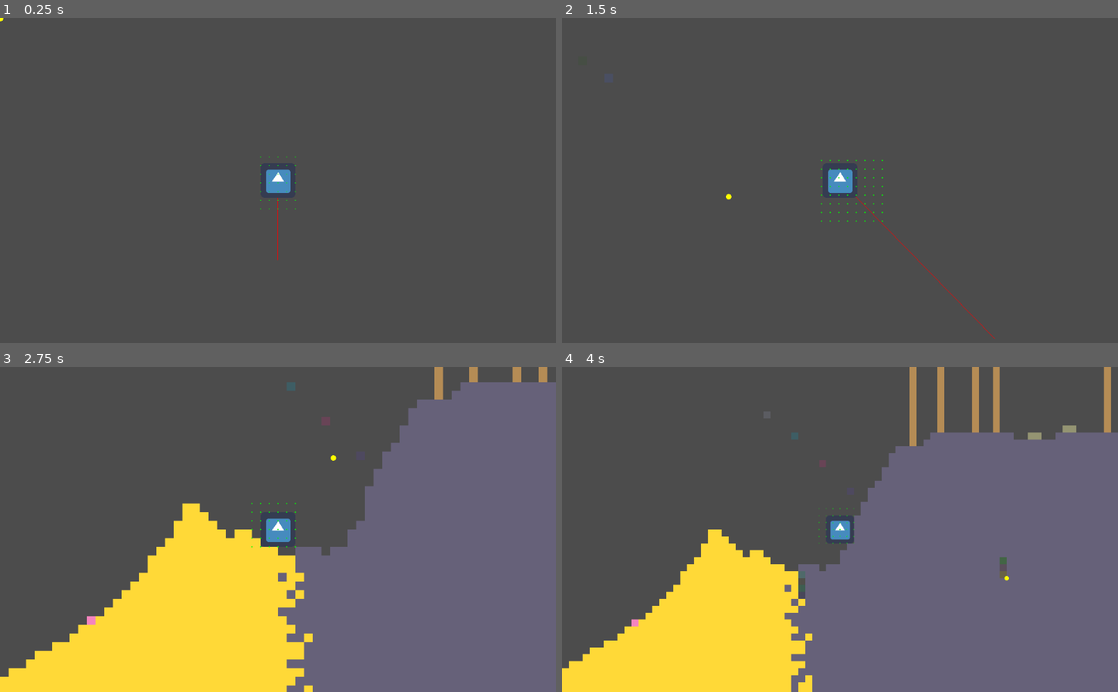
Above: before the commit, frames 1-4 (two rows, left to right).
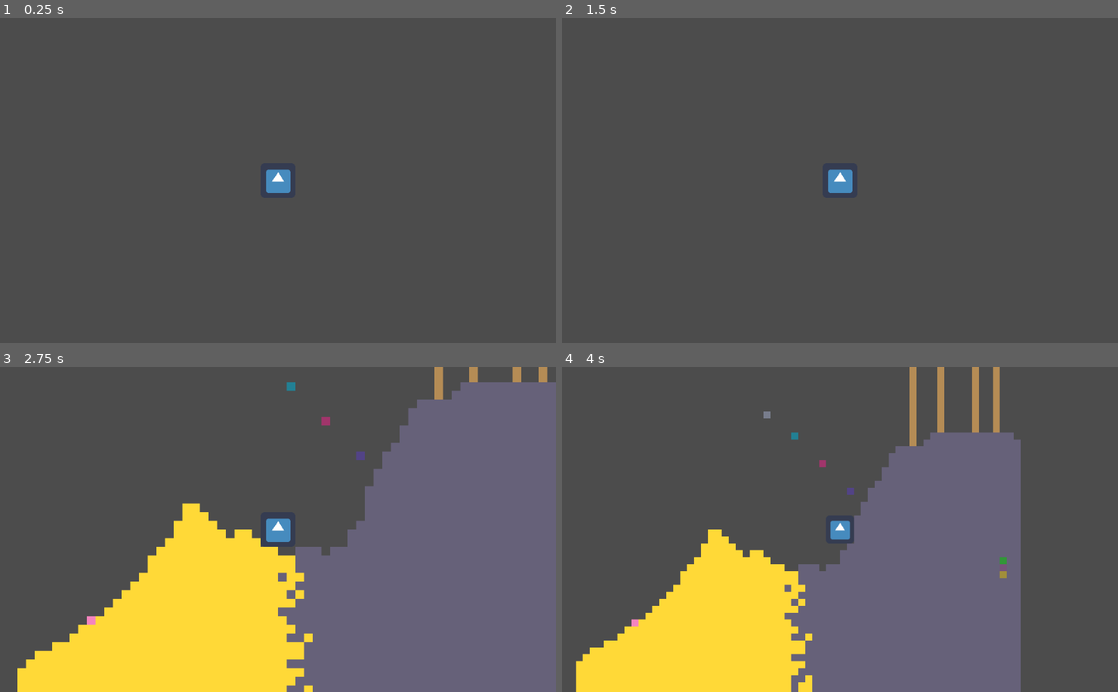
Above: after the commit, the same moments.

Repository: JaedanC/GoTeria
Game: Godot game, scene res://scenes/WorldSpawn/WorldSpawn.tscn
The game is run twice, just before and just after one commit, with the same random seed, the same clock (stepped at 60 frames per second) and the same inputs. The engine's default icon, where the game draws it, is replaced by a stand-in: a white triangle on a blue panel in a dark square.
Inputs (mouse positions are in pixels of both pictures, inside the frame that each line leads up to):
- Up to frame 1 (0.25 s): no input
- Up to frame 2 (1.5 s): move the mouse to (962, 164) at 0.52 s; hold D (move_right) from 0.53 s (still down); click (962, 164) at 0.6 s; tap Space (jump) at 0.77 s; move the mouse to (728, 196) at 1.27 s; click (728, 196) at 1.35 s
- Up to frame 3 (2.75 s): tap Space (jump) at 1.52 s; move the mouse to (333, 458) at 2.02 s; release D (move_right) at 2.03 s; hold A (move_left) from 2.03 s (still down); right-click (333, 458) at 2.1 s; click (333, 458) at 2.3 s
- Up to frame 4 (4 s): move the mouse to (812, 594) at 2.77 s; release A (move_left) at 2.78 s; hold D (move_right) from 2.78 s (still down); tap P (show_mappings) at 2.85 s; tap Space (jump) at 3.02, 3.77 s; click (812, 594) at 3.05 s; move the mouse to (1006, 578) at 3.52 s; hold Mouse wheel down (zoom_in) from 3.53 s (still down); click (1006, 578) at 3.8 s

The runs differ from the first frame. In frame 1, less than 0.1% of the frame differs, in the area x 0-54%, y 0-75%; in frame 2, 0.2%; in frame 3, 0.4%; in frame 4, 15%, in the area x 0-100%, y 0-100%.

Commit message:
World is now using a safe Texture

Diff:
--- a/scenes/Chunk/Chunk.gd
+++ b/scenes/Chunk/Chunk.gd
@@ -16,19 +16,20 @@
 #	update()
 	pass
 
-func init(world_image: Image, _chunk_position : Vector2, _block_count  : Vector2, _block_pixel_size : Vector2):
+func init(world_image, _chunk_position : Vector2, _block_count  : Vector2, _block_pixel_size : Vector2):
 	"""
 	Chunks require a constructor to pass in all the data. Unfortunately this means
 	that you cannot mark this script as a tool and visually see the chunk. This
 	can bypassed by temporarily hardcoding this data and calling the init
 	function in ready if Engine.editor_hint is true.
+
+	The method initialise a Chunk to contain all the block data inside the 'blocks'
+	dictionary. It uses the world image to retrieve the colour of the block.
 	"""
 	self.chunk_position = _chunk_position
 	self.block_count = _block_count
 	self.block_pixel_size = _block_pixel_size
 	self.position = block_pixel_size * chunk_position * block_count
-
-
 
 	world_image.lock()
 
@@ -41,10 +42,7 @@
 			var block_pixel_position = self.chunk_position * block_count + block_position
 			var pixel = Color(world_image.get_pixelv(block_pixel_position))
 
-			if (pixel.a == 0):
-				blocks[block_position]["id"] = 0
-			else:
-				blocks[block_position]["id"] = 1
+			blocks[block_position]["id"] = pixel.a
 			blocks[block_position]["colour"] = pixel
 #			blocks[block_position]["colour"] = Color(
 #				abs(sin(((i + j) * 4) / 255.0)),
--- a/scenes/Components/CollisionComponent.gd
+++ b/scenes/Components/CollisionComponent.gd
@@ -72,7 +72,7 @@
 			visibility_points.append(visible_point)
 	return visibility_points
 
-func move(vector : Vector2, delta):
+func move(vector : Vector2, _delta):
 #	self.parent_rigidbody.move_and_slide_with_snap(vector, Vector2(0, -1))
 #	self.parent.velocity = self.parent_rigidbody.move_and_slide(vector, Vector2(0, -1))
 	var horizontal_vector = Vector2(vector.x, 0)
@@ -100,11 +100,11 @@
 #	if self.parent_rigidbody.is_on_wall():
 #		self.parent.velocity.x = 0
 
-func _process(delta):
-	update()
-
-func _draw():
-	if (merged_parent_hitbox_rect != null):
-		for point in get_hitbox_visibility_points(merged_parent_hitbox_rect):
-			var world_location = point * terrain.block_pixel_size
-			draw_circle(world_location, 1, Color(0, 1, 0))
+#func _process(delta):
+#	update()
+#
+#func _draw():
+#	if (merged_parent_hitbox_rect != null):
+#		for point in get_hitbox_visibility_points(merged_parent_hitbox_rect):
+#			var world_location = point * terrain.block_pixel_size
+#			draw_circle(world_location, 1, Color(0, 1, 0))
--- a/scenes/Player/Player.gd
+++ b/scenes/Player/Player.gd
@@ -23,7 +23,7 @@
 		var block = terrain.get_block_from_world_position(world_position)
 		if block:
 			block["id"] = 1
-			block["colour"] = Color(randf(), randf(), randf(), 0.2)
+			block["colour"] = Color(randf(), randf(), randf(), 0.6)
 			terrain.set_block_at_world_position(world_position, block)
 
 	if InputLayering.pop_action("dig"):
@@ -61,8 +61,8 @@
 	if event.is_action_pressed("zoom_out"):
 		camera.zoom -= Vector2(0.25, 0.25)
 
-	camera.zoom.x = clamp(camera.zoom.x, 0.5, 5)
-	camera.zoom.y = clamp(camera.zoom.y, 0.5, 5)
+	camera.zoom.x = clamp(camera.zoom.x, 0.5, 10)
+	camera.zoom.y = clamp(camera.zoom.y, 0.5, 10)
 
 func get_visibility_points() -> Array:
 	"""
@@ -91,11 +91,13 @@
 
 	# Expand this Rectangle to take into account camera zooming by using two
 	# Vector2's the point the the corners of the screen and using the Rect2.expand
-	# method. TODO: This strategy does not take into account zooming in, only zooming
-	# out is considered. Adding this feature would only slightly increase the fps
-	# when zoomed in and thus it isn't a high priority
+	# method.
 	viewport_rectangle = viewport_rectangle.expand(smoothed_position - (get_viewport_rect().size / 2) * camera.zoom)
 	viewport_rectangle = viewport_rectangle.expand(smoothed_position + (get_viewport_rect().size / 2) * camera.zoom)
+
+	# Use this to temporarily reduce the size of the viewport loading rectangle
+	# to watch the chunks be streamed in
+	viewport_rectangle = Rect2(viewport_rectangle.position + viewport_rectangle.size/4, viewport_rectangle.size / 2)
 
 	# Convert the top left and bottom right points of the Rect2 into an integer
 	# that we can loop through to get the points for the visible chunks. This
@@ -141,16 +143,16 @@
 #				Color(0, 1, 0, 1)
 #			)
 
-	draw_circle(
-		screen_to_world_position(get_viewport().get_mouse_position()),
-		5,
-		Color(1, 1, 0, 1)
-	)
-
-	draw_line(
-		screen_to_world_position(get_viewport().size/2),
-		screen_to_world_position(get_viewport().size/2 + velocity / 10),
-		Color(1, 0, 0)
-	)
+#	draw_circle(
+#		screen_to_world_position(get_viewport().get_mouse_position()),
+#		5,
+#		Color(1, 1, 0, 1)
+#	)
+#
+#	draw_line(
+#		screen_to_world_position(get_viewport().size/2),
+#		screen_to_world_position(get_viewport().size/2 + velocity / 10),
+#		Color(1, 0, 0)
+#	)
 
 	pass
--- a/scenes/Player/Player.tscn
+++ b/scenes/Player/Player.tscn
@@ -14,9 +14,11 @@
 script = ExtResource( 5 )
 
 [node name="Rigidbody" type="KinematicBody2D" parent="."]
+visible = false
 collision/safe_margin = 0.008
 
 [node name="Hitbox" type="CollisionShape2D" parent="Rigidbody"]
+visible = false
 shape = SubResource( 1 )
 one_way_collision = true
 
--- a/scenes/Terrain/Terrain.gd
+++ b/scenes/Terrain/Terrain.gd
@@ -9,14 +9,17 @@
 var loaded_chunks = {}
 var player = null
 
-var world_image = null
+var world_image : Image
+var chunk_pixel_dimensions = null
 
 func _ready():
 	player = get_tree().get_root().find_node("Player", true, false)
 
-	world_image = Image.new()
-	world_image.load("res://blocks.png")
+	var world_texture = load("res://blocks.png")
+	world_image = world_texture.get_data()
+	chunk_pixel_dimensions = block_pixel_size * chunk_block_count
 #	generate_world()
+
 
 func _process(_delta):
 	# Save the all chunks loaded in memory to a file.
@@ -89,7 +92,7 @@
 	var visibility_points = player.get_visibility_points()
 	for point in visibility_points:
 		if !loaded_chunks.has(point):
-			create_chunk(point)
+			var _result = create_chunk(point)
 
 func create_chunk(chunk_position : Vector2) -> bool:
 	"""
@@ -122,7 +125,7 @@
 	"""
 	Returns the size of a chunk in pixels as a Vector2
 	"""
-	return block_pixel_size * chunk_block_count
+	return chunk_pixel_dimensions
 
 func get_chunk_from_chunk_position(chunk_position : Vector2):
 	if create_chunk(chunk_position):
--- a/scenes/Terrain/Terrain.tscn
+++ b/scenes/Terrain/Terrain.tscn
@@ -7,17 +7,14 @@
 script = ExtResource( 1 )
 block_pixel_size = Vector2( 16, 16 )
 world_size_in_chunks = Vector2( 40, 20 )
-chunk_block_count = Vector2( 32, 32 )
+chunk_block_count = Vector2( 64, 64 )
 
-[node name="TextureRect" type="TextureRect" parent="."]
+[node name="World" type="TextureRect" parent="."]
 visible = false
-margin_left = -7255.0
-margin_top = -3469.0
-margin_right = -3055.0
-margin_bottom = -2269.0
+margin_right = 40.0
+margin_bottom = 40.0
 rect_scale = Vector2( 16, 16 )
 texture = ExtResource( 2 )
-stretch_mode = 5
 __meta__ = {
 "_edit_use_anchors_": false
 }
--- a/scenes/WorldSpawn/WorldSpawn.tscn
+++ b/scenes/WorldSpawn/WorldSpawn.tscn
@@ -32,6 +32,6 @@
 script = ExtResource( 5 )
 
 [node name="Terrain" parent="." instance=ExtResource( 7 )]
-chunk_block_count = Vector2( 50, 32 )
+chunk_block_count = Vector2( 32, 32 )
 
 [node name="Player" parent="." instance=ExtResource( 1 )]
Binary file added: test_output.png
Not shown, added: test_output.png.import
